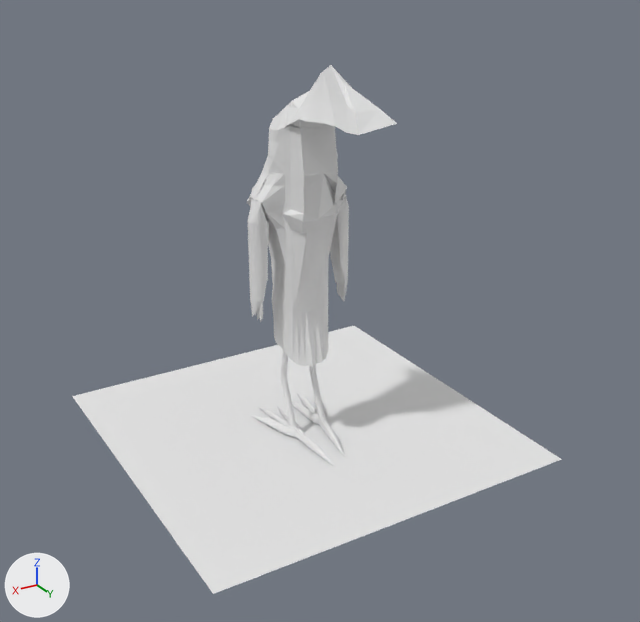
Two versions of the Blender file ChicknDestroy/desing/ModelofLeader_PhiloTeam.blend, one commit apart.
Before and after are seen from a 50 mm camera at (1.067, 1.879, 1.276) aimed at (-0.016, 0.073, 0.373). The lights are fixed; the arrows at lower left show +X, +Y and +Z.

The scene before the commit, as lines of its bpy script (objects in view):
```python
me_cube = bpy.data.meshes.new('Cube')
me_cube.from_pydata([(1.0, 1.0, -1.0), (1.0, -1.0, -1.0), (-1.0, -1.0, -1.0), (-1.0, 1.0, -1.0), (1.0, 1.0, 1.0), (1.0, -1.0, 1.0), (-1.0, -1.0, 1.0), (-1.0, 1.0, 1.0)], [(0, 4), (1, 5), (2, 6), (3, 7), (4, 5), (4, 7), (5, 6), (6, 7)], [(0, 1, 2, 3)])
me_cube.materials.append(mat_material)  # white #e7e7e7
me_cylinder_008 = bpy.data.meshes.new('Cylinder.008')
me_cylinder_008.from_pydata(...)  # 2939 vertices, 2506 faces, 176 loose edges; spans x -7.2..13.4, y -1.2..57.3, z -16.5..13.4
ob_cube = bpy.data.objects.new('Cube', me_cube)
ob_cube.location = (0.0, 0.0, 0.5)
ob_cube.scale = (0.5, 0.5, 0.5)
ob_cylinder_006 = bpy.data.objects.new('Cylinder.006', me_cylinder_008)
ob_cylinder_006.location = (-0.053, 0.031, 0.016)
ob_cylinder_006.rotation_euler = (1.555, 0.0, 0.0667)  # degrees (89, 0, 3.8)
ob_cylinder_006.scale = (0.014, 0.0172, 0.0178)
```
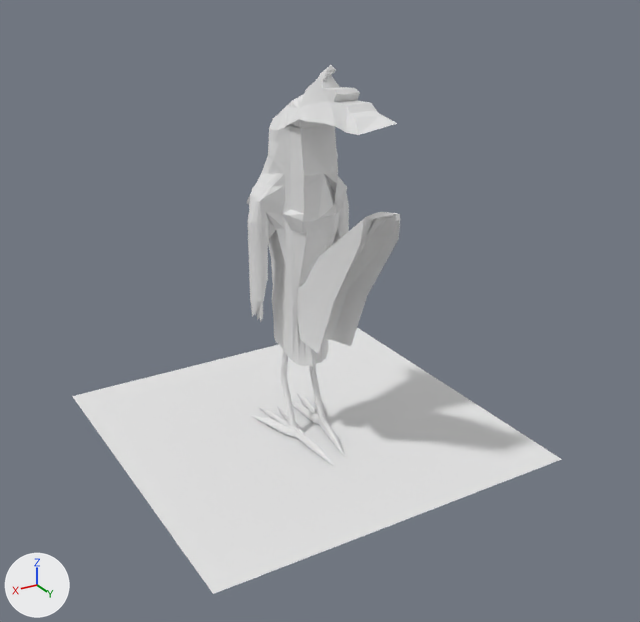
What the commit changed:
me_cylinder_008 is used by ob_cylinder_006; location (-0.053, 0.031, 0.016); rotation (1.555, 0.0, 0.0667), in degrees (89, 0, 3.8); scale (0.014, 0.0172, 0.0178).
me_cylinder_008 had 2939 vertices, 2506 faces, 176 loose edges and spanned x -7.2..13.4, y -1.2..57.3, z -16.5..13.4.
me_cylinder_008 now has 3021 vertices, 2614 faces, 153 loose edges and spans x -7.2..13.4, y -1.2..57.3, z -17.3..13.4.
me_cylinder_008 part 1: 3 vertices moved from x 9.8..11.7, y 37.9..40.0, z 2.7..5.0 to x 10.2..12.1, y 37.9..40.3, z 2.7..5.1; 105 vertices removed from x -6.2..13.3, y 19.9..41.1, z 1.1..5.0; 131 vertices added at x -6.2..12.3, y 14.6..40.6, z -17.3..5.1.
me_cylinder_008 part 2: 4 vertices removed from x 2.4..7.2, y 52.6..55.7, z -14.0..-8.3; 60 vertices added at x 1.1..8.6, y 50.5..57.0, z -14.5..0.9.

What differs and where, as boxes (x1, y1, x2, y2) in the pictures (640 x 622 px; the box of a moved part takes in the faces that stretch with it):
'Cylinder.006', reshaped
    before: (247, 65, 397, 467)
    after: (247, 65, 400, 467)
part 1 of me_cylinder_008, moved or reshaped
    before: (247, 174, 349, 242)
    after: (247, 174, 400, 359)
part 2 of me_cylinder_008, built on
    before: (331, 65, 397, 135)
    after: (292, 65, 397, 135)
